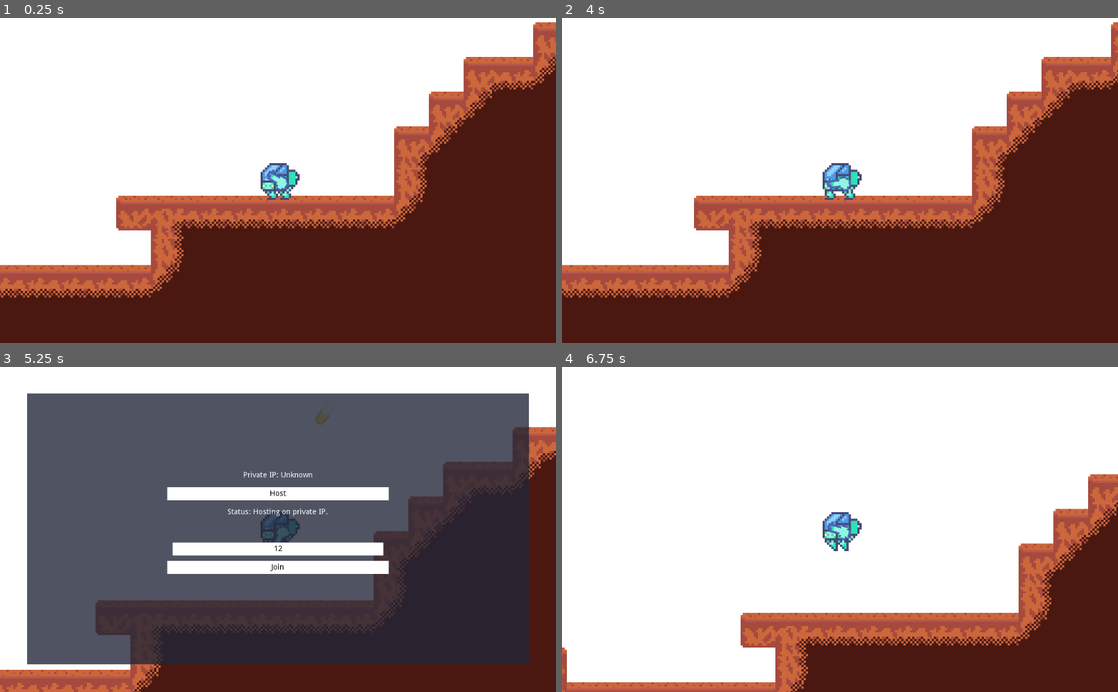
Above: before the commit, frames 1-4 (two rows, left to right).
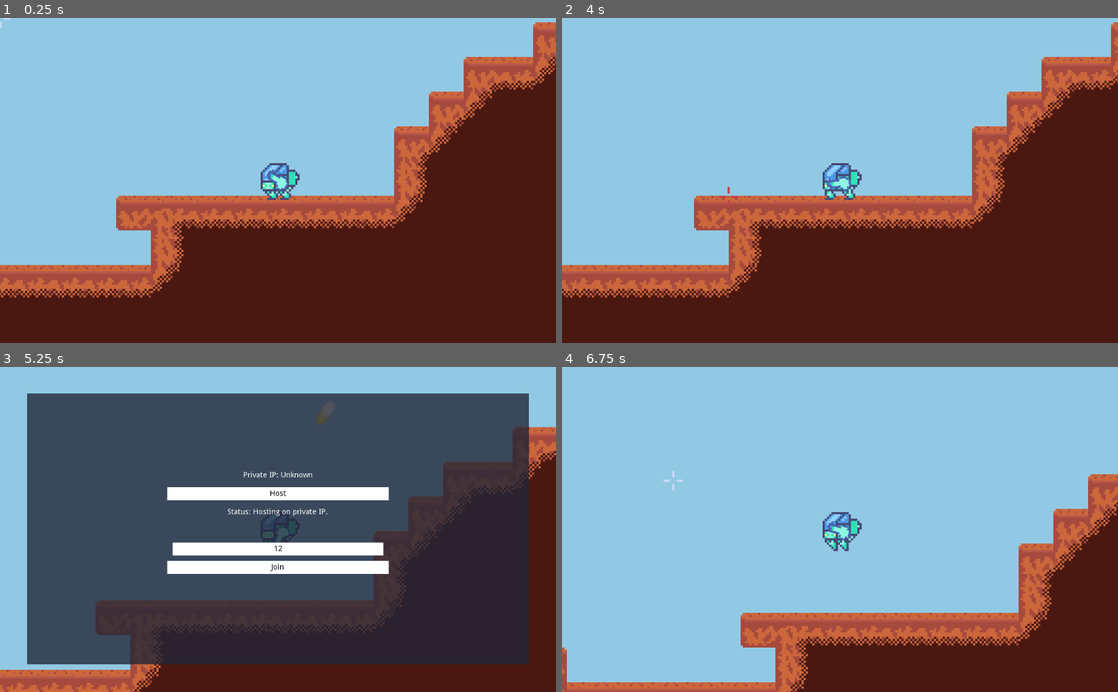
Above: after the commit, the same moments.

Repository: MichaelRRyan/Mecha-Miners
Game: Godot game, scene res://scenes/Gameplay.tscn
The game is run twice, just before and just after one commit, with the same random seed, the same clock (stepped at 60 frames per second) and the same inputs.
Inputs (mouse positions are in pixels of both pictures, inside the frame that each line leads up to):
- Up to frame 1 (0.25 s): no input
- Up to frame 2 (4 s): tap Enter at 0.5 s; move the mouse to (962, 164) at 0.52 s; hold D (move_right) 0.53-1.25 s; hold H (toggle_network_panel) 0.53-1.25 s; tap W (jump) at 0.77, 0.8, 1.07, 3.6, 3.77 s; click (840, 200) at 1.27 s; type "12" at 1.35 s; click "Host" at 2 s; click "Join" at 2.75 s; move the mouse to (728, 196) at 3.52 s; hold A (move_left) from 3.53 s (still down); tap H (toggle_network_panel) at 3.8 s
- Up to frame 3 (5.25 s): tap W (jump) at 4.07, 4.55 s; move the mouse to (333, 458) at 4.27 s; release A (move_left) at 4.28 s; press the mouse at (333, 458) at 4.28 s; hold D (move_right) from 4.28 s (still down); move the mouse to (250, 594) at 5.02 s; release the mouse at (250, 594) at 5.03 s; tap H (toggle_network_panel) at 5.1 s
- Up to frame 4 (6.75 s): tap W (jump) at 5.27, 5.57, 6.02, 6.05, 6.32, 6.6 s; tap Space at 5.75 s; move the mouse to (1006, 578) at 5.77 s; release D (move_right) at 5.78 s; hold H (toggle_network_panel) 5.78-6.53 s; hold A (move_left) from 5.78 s (still down); move the mouse to (673, 480) at 6.52 s

The runs differ from the first frame. In frame 1, 48% of the frame differs, in the area x 0-100%, y 0-77%; in frame 2, 51%; in frame 3, 13%; in frame 4, 77%, in the area x 0-100%, y 0-98%.
Error in both runs: Invalid call. Nonexistent function 'close_server' in base 'Node (Network.gd)'. (res://scripts/NetworkPanel.gd:47)

Commit message:
Added PvP and some polish - Completed tasks #14, #15, and #16
* Added a aiming reticle to replace the mouse cursor

* Began adding hit particles

* Finished bullet impact particles

* Fixed issue with particle direction

* Added basic bullet damage and death on impact with player

* Added player respawn opposed to death

Diff:
--- a/project.godot
+++ b/project.godot
@@ -23,17 +23,17 @@
 
 move_left={
 "deadzone": 0.5,
-"events": [ Object(InputEventKey,"resource_local_to_scene":false,"resource_name":"","device":0,"alt":false,"shift":false,"control":false,"meta":false,"command":false,"pressed":false,"scancode":65,"unicode":0,"echo":false,"script":null)
+"events": [ Object(InputEventKey,"resource_local_to_scene":false,"resource_name":"","device":0,"alt":false,"shift":false,"control":false,"meta":false,"command":false,"pressed":false,"scancode":65,"physical_scancode":0,"unicode":0,"echo":false,"script":null)
  ]
 }
 move_right={
 "deadzone": 0.5,
-"events": [ Object(InputEventKey,"resource_local_to_scene":false,"resource_name":"","device":0,"alt":false,"shift":false,"control":false,"meta":false,"command":false,"pressed":false,"scancode":68,"unicode":0,"echo":false,"script":null)
+"events": [ Object(InputEventKey,"resource_local_to_scene":false,"resource_name":"","device":0,"alt":false,"shift":false,"control":false,"meta":false,"command":false,"pressed":false,"scancode":68,"physical_scancode":0,"unicode":0,"echo":false,"script":null)
  ]
 }
 jump={
 "deadzone": 0.5,
-"events": [ Object(InputEventKey,"resource_local_to_scene":false,"resource_name":"","device":0,"alt":false,"shift":false,"control":false,"meta":false,"command":false,"pressed":false,"scancode":87,"unicode":0,"echo":false,"script":null)
+"events": [ Object(InputEventKey,"resource_local_to_scene":false,"resource_name":"","device":0,"alt":false,"shift":false,"control":false,"meta":false,"command":false,"pressed":false,"scancode":87,"physical_scancode":0,"unicode":0,"echo":false,"script":null)
  ]
 }
 shoot={
@@ -43,7 +43,7 @@
 }
 toggle_network_panel={
 "deadzone": 0.5,
-"events": [ Object(InputEventKey,"resource_local_to_scene":false,"resource_name":"","device":0,"alt":false,"shift":false,"control":false,"meta":false,"command":false,"pressed":false,"scancode":72,"unicode":0,"echo":false,"script":null)
+"events": [ Object(InputEventKey,"resource_local_to_scene":false,"resource_name":"","device":0,"alt":false,"shift":false,"control":false,"meta":false,"command":false,"pressed":false,"scancode":72,"physical_scancode":0,"unicode":0,"echo":false,"script":null)
  ]
 }
 
@@ -53,5 +53,5 @@
 
 [rendering]
 
-environment/default_clear_color=Color( 1, 1, 1, 1 )
+environment/default_clear_color=Color( 0.572549, 0.792157, 0.898039, 1 )
 environment/default_environment="res://default_env.tres"
--- a/scenes/Bullet.tscn
+++ b/scenes/Bullet.tscn
@@ -12,12 +12,20 @@
 collision_mask = 2
 script = ExtResource( 2 )
 
-[node name="CollisionShape2D" type="CollisionShape2D" parent="."]
-rotation = 1.5708
-shape = SubResource( 1 )
-
 [node name="Sprite" type="Sprite" parent="."]
 position = Vector2( 0, -0.5 )
 texture = ExtResource( 1 )
 region_enabled = true
 region_rect = Rect2( 128, 80, 16, 16 )
+
+[node name="CollisionShape2D" type="CollisionShape2D" parent="."]
+rotation = 1.5708
+shape = SubResource( 1 )
+
+[node name="PlayerDetector" type="Area2D" parent="."]
+
+[node name="CollisionShape2D" type="CollisionShape2D" parent="PlayerDetector"]
+rotation = 1.5708
+shape = SubResource( 1 )
+
+[connection signal="body_entered" from="PlayerDetector" to="." method="_on_PlayerDetector_body_entered"]
--- /dev/null
+++ b/scenes/BulletHitParticle.tscn
@@ -0,0 +1,54 @@
+[gd_scene load_steps=10 format=2]
+
+[ext_resource path="res://assets/images/particle_small.png" type="Texture" id=1]
+[ext_resource path="res://scripts/ParticleFreeOnFinish.gd" type="Script" id=2]
+
+[sub_resource type="Gradient" id=1]
+offsets = PoolRealArray( 0, 0.995951, 1 )
+colors = PoolColorArray( 0.558594, 0.558594, 0.558594, 0.333333, 0.768627, 0.65098, 0.45098, 0, 0.542969, 0.542969, 0.542969, 0 )
+
+[sub_resource type="GradientTexture" id=2]
+gradient = SubResource( 1 )
+
+[sub_resource type="Curve" id=3]
+max_value = 100.0
+_data = [ Vector2( 0, 1 ), 0.0, 353.12, 0, 0, Vector2( 1, 100 ), 16.2801, 0.0, 0, 0 ]
+
+[sub_resource type="CurveTexture" id=4]
+curve = SubResource( 3 )
+
+[sub_resource type="Curve" id=5]
+_data = [ Vector2( 0, 1 ), 0.0, 0.0, 0, 0, Vector2( 0.577778, 1 ), 0.0, -0.597336, 1, 0, Vector2( 1, 0 ), -6.20162, 0.0, 0, 0 ]
+
+[sub_resource type="CurveTexture" id=6]
+curve = SubResource( 5 )
+
+[sub_resource type="ParticlesMaterial" id=7]
+flag_disable_z = true
+direction = Vector3( -1, 0, 0 )
+spread = 30.0
+gravity = Vector3( 0, 196, 0 )
+initial_velocity = 100.0
+initial_velocity_random = 1.0
+orbit_velocity = 0.0
+orbit_velocity_random = 0.0
+damping_random = 0.5
+damping_curve = SubResource( 4 )
+scale_curve = SubResource( 6 )
+color_ramp = SubResource( 2 )
+hue_variation = 0.01
+hue_variation_random = 0.51
+
+[node name="HitParticle" type="Particles2D"]
+z_index = 10
+emitting = false
+lifetime = 0.4
+one_shot = true
+explosiveness = 1.0
+process_material = SubResource( 7 )
+texture = ExtResource( 1 )
+script = ExtResource( 2 )
+
+[node name="FreeTimer" type="Timer" parent="."]
+
+[connection signal="timeout" from="FreeTimer" to="." method="_on_FreeTimer_timeout"]
--- /dev/null
+++ b/scenes/Cursor.tscn
@@ -0,0 +1,23 @@
+[gd_scene load_steps=4 format=2]
+
+[ext_resource path="res://scripts/Cursor.gd" type="Script" id=1]
+[ext_resource path="res://assets/images/spritesheet.png" type="Texture" id=2]
+
+[sub_resource type="CircleShape2D" id=1]
+radius = 1.0
+
+[node name="Cursor" type="Sprite"]
+z_index = 100
+texture = ExtResource( 2 )
+region_enabled = true
+region_rect = Rect2( 175, 64, 17, 17 )
+script = ExtResource( 1 )
+hover_color = Color( 0.960784, 0.313726, 0.313726, 1 )
+
+[node name="Detector" type="Area2D" parent="."]
+
+[node name="CollisionShape2D" type="CollisionShape2D" parent="Detector"]
+shape = SubResource( 1 )
+
+[connection signal="body_entered" from="Detector" to="." method="_on_Detector_body_entered"]
+[connection signal="body_exited" from="Detector" to="." method="_on_Detector_body_exited"]
--- a/scenes/Gameplay.tscn
+++ b/scenes/Gameplay.tscn
@@ -1,29 +1,36 @@
-[gd_scene load_steps=6 format=2]
+[gd_scene load_steps=7 format=2]
 
 [ext_resource path="res://scenes/Player.tscn" type="PackedScene" id=1]
 [ext_resource path="res://scenes/Terrain.tscn" type="PackedScene" id=2]
 [ext_resource path="res://scenes/GUIManager.tscn" type="PackedScene" id=3]
 [ext_resource path="res://scripts/BulletManager.gd" type="Script" id=4]
-[ext_resource path="res://scripts/Gameplay.gd" type="Script" id=5]
+[ext_resource path="res://scenes/Cursor.tscn" type="PackedScene" id=6]
+[ext_resource path="res://scripts/PlayerManager.gd" type="Script" id=7]
 
 [node name="Gameplay" type="Node2D"]
-script = ExtResource( 5 )
 
 [node name="Terrain" parent="." instance=ExtResource( 2 )]
 
-[node name="Players" type="Node2D" parent="."]
+[node name="PlayerManager" type="Node2D" parent="."]
+script = ExtResource( 7 )
 
-[node name="Player" parent="Players" instance=ExtResource( 1 )]
+[node name="SpawnPoint" type="Node2D" parent="PlayerManager"]
+position = Vector2( 93, -51 )
+
+[node name="Player" parent="PlayerManager" instance=ExtResource( 1 )]
 position = Vector2( 90.4262, 116.708 )
 
-[node name="Camera2D" type="Camera2D" parent="Players/Player"]
+[node name="Camera2D" type="Camera2D" parent="PlayerManager/Player"]
 scale = Vector2( 2, 2 )
 current = true
 zoom = Vector2( 0.25, 0.25 )
 
-[node name="BulletManager" type="Node2D" parent="." groups=[
-"bullet_manager",
-]]
+[node name="BulletManager" type="Node2D" parent="." groups=["bullet_manager"]]
 script = ExtResource( 4 )
 
 [node name="GUIManager" parent="." instance=ExtResource( 3 )]
+
+[node name="Cursor" parent="." instance=ExtResource( 6 )]
+pause_mode = 2
+
+[node name="Particles" type="Node2D" parent="." groups=["particle_container"]]
--- a/scenes/Player.tscn
+++ b/scenes/Player.tscn
@@ -28,6 +28,10 @@
 atlas = ExtResource( 1 )
 region = Rect2( 96, 96, 32, 32 )
 
+[sub_resource type="AtlasTexture" id=11]
+atlas = ExtResource( 1 )
+region = Rect2( 64, 64, 32, 32 )
+
 [sub_resource type="AtlasTexture" id=7]
 atlas = ExtResource( 1 )
 region = Rect2( 64, 96, 32, 32 )
@@ -44,10 +48,6 @@
 atlas = ExtResource( 1 )
 region = Rect2( 96, 96, 32, 32 )
 
-[sub_resource type="AtlasTexture" id=11]
-atlas = ExtResource( 1 )
-region = Rect2( 64, 64, 32, 32 )
-
 [sub_resource type="SpriteFrames" id=12]
 animations = [ {
 "frames": [ SubResource( 2 ) ],
@@ -60,18 +60,18 @@
 "name": "walk",
 "speed": 10.0
 }, {
+"frames": [ SubResource( 11 ) ],
+"loop": true,
+"name": "jump",
+"speed": 5.0
+}, {
 "frames": [ SubResource( 7 ), SubResource( 8 ), SubResource( 9 ), SubResource( 10 ) ],
 "loop": true,
 "name": "walk_reversed",
 "speed": 10.0
-}, {
-"frames": [ SubResource( 11 ) ],
-"loop": true,
-"name": "jump",
-"speed": 5.0
 } ]
 
-[node name="Player" type="KinematicBody2D"]
+[node name="Player" type="KinematicBody2D" groups=["player"]]
 script = ExtResource( 2 )
 horizontal_movement/max_speed = 50.0
 horizontal_movement/time_to_max_speed = 0.1
--- a/scripts/Bullet.gd
+++ b/scripts/Bullet.gd
@@ -1,7 +1,13 @@
 extends KinematicBody2D
 
-export var speed = 250.0
-export var max_distance = 200.0
+onready var HitParticleScene = preload("res://scenes/BulletHitParticle.tscn")
+
+export var damage : float = 1.0
+export var speed : float = 250.0
+export var max_distance : float = 200.0
+
+# The peer id to ignore in collisions.
+var ignore_id
 
 var velocity = Vector2.ZERO
 var start_position = Vector2.ZERO
@@ -38,8 +44,8 @@
 			# Tells the terrain to damage that tile.
 			terrain.damage_tile(tile_pos, 1)
 
-			# Delete the bullet and stop looping.
-			queue_free()
+			# Call on_impact stop looping.
+			__on_impact()
 			break;
 
 
@@ -48,3 +54,39 @@
 
 
 # -----------------------------------------------------------------------------
+func _on_PlayerDetector_body_entered(body):
+	if body.is_in_group("player"):
+		__on_player_impact(body)
+
+
+# -----------------------------------------------------------------------------
+func __on_impact():
+	queue_free()
+	create_hit_particles()
+
+
+# -----------------------------------------------------------------------------
+func __on_player_impact(player):
+	# If online and the collided player is not the ignored peer id.
+	if Network.is_online and player.get_network_master() != ignore_id:
+		if player.has_method("take_damage"):
+			player.take_damage(damage)
+
+		queue_free()
+		create_hit_particles()
+
+
+# -----------------------------------------------------------------------------
+func create_hit_particles():
+	var containers = get_tree().get_nodes_in_group("particle_container")
+	if containers and not containers.empty():
+		var container = containers[0]
+		var particle = HitParticleScene.instance()
+		container.add_child(particle)
+		particle.position = global_position + velocity.normalized() * 5.0
+		var impact_direction = -Vector3(cos(global_rotation),
+										sin(global_rotation), 0.0)
+		particle.process_material.direction = impact_direction
+
+
+# -----------------------------------------------------------------------------
--- a/scripts/BulletManager.gd
+++ b/scripts/BulletManager.gd
@@ -14,13 +14,18 @@
 	bullet.z_index = _z_index
 
 	if Network.is_online:
+		var peer_id
+
 		if not bullet_name:
-			var id = get_tree().get_network_unique_id()
-			bullet_name = str(id) + str(number_of_local_bullets)
+			peer_id = get_tree().get_network_unique_id()
+			bullet_name = str(peer_id) + str(number_of_local_bullets)
 			rpc("create_bullet", _position, _rotation, _z_index, bullet_name)
+		else:
+			peer_id = get_tree().get_rpc_sender_id()
 
 		bullet.set_name(bullet_name)
 		bullet.set_network_master(Network.SERVER_ID)
+		bullet.ignore_id = peer_id
 
 	add_child(bullet)
 
--- /dev/null
+++ b/scripts/Cursor.gd
@@ -0,0 +1,36 @@
+extends Sprite
+
+export var standard_color : Color = Color(1, 1, 1)
+export var hover_color : Color = Color(1, 0, 0)
+
+
+# -----------------------------------------------------------------------------
+func _ready():
+	Input.set_mouse_mode(Input.MOUSE_MODE_HIDDEN)
+
+
+# -----------------------------------------------------------------------------
+func _process(_delta):
+	position = get_global_mouse_position()
+
+
+# -----------------------------------------------------------------------------
+func _on_Detector_body_entered(_body):
+	modulate = hover_color
+
+
+# -----------------------------------------------------------------------------
+func _on_Detector_body_exited(_body):
+	modulate = standard_color
+
+
+# -----------------------------------------------------------------------------
+# TEMPORARY.
+func _input(event):
+	if event is InputEventKey:
+		if event.is_action_pressed("toggle_network_panel"):
+
+			if visible: Input.set_mouse_mode(Input.MOUSE_MODE_VISIBLE)
+			else: Input.set_mouse_mode(Input.MOUSE_MODE_HIDDEN)
+
+			visible = !visible
--- /dev/null
+++ b/scripts/ParticleFreeOnFinish.gd
@@ -0,0 +1,13 @@
+extends Particles2D
+
+tool
+
+
+func _ready():
+	if not Engine.editor_hint:
+		emitting = true
+		$FreeTimer.start(lifetime)
+
+
+func _on_FreeTimer_timeout():
+	queue_free()
--- a/scripts/Player.gd
+++ b/scripts/Player.gd
@@ -1,6 +1,11 @@
 extends KinematicBody2D
 
 tool
+
+signal died
+
+
+export var health : float = 5.0
 
 # -- Configurable Properties --
 var max_speed = 50.0 # Pixels / Second
@@ -222,3 +227,12 @@
 
 
 # -----------------------------------------------------------------------------
+func take_damage(damage):
+	health -= damage
+
+	if health <= 0:
+		emit_signal("died")
+		#queue_free()
+
+
+# -----------------------------------------------------------------------------
--- a/scripts/Gameplay.gd
+++ b/scripts/PlayerManager.gd
@@ -2,13 +2,20 @@
 
 onready var PlayerScene = preload("res://scenes/Player.tscn")
 
+export var base_player_health : float = 5.0
+
+var spawn_point : Vector2 = Vector2.ZERO
+
 
 # -----------------------------------------------------------------------------
 func _ready():
-	Network.connect("player_connected", self, "_on_player_connected")
-	Network.connect("player_disconnected", self, "_on_player_disconnected")
-	Network.connect("connection_succeeded", self, "_on_connection_succeeded")
-	Network.connect("server_opened", self, "_on_server_opened")
+	spawn_point = $SpawnPoint.position
+	var _r = $Player.connect("died", self, "_on_player_died", [$Player])
+
+	_r = Network.connect("player_connected", self, "_on_player_connected")
+	_r = Network.connect("player_disconnected", self, "_on_player_disconnected")
+	_r = Network.connect("connection_succeeded", self, "_on_connection_succeeded")
+	_r = Network.connect("server_opened", self, "_on_server_opened")
 
 
 # -----------------------------------------------------------------------------
@@ -18,12 +25,13 @@
 
 # -----------------------------------------------------------------------------
 func _on_player_disconnected(peer_id):
-	var player = $Players.get_node(str(peer_id))
+	var player = get_node(str(peer_id))
 	if player: player.queue_free()
 
 
 # -----------------------------------------------------------------------------
 func _on_connection_succeeded():
+	$Player.position = spawn_point
 	setup_player_for_network()
 
 
@@ -34,7 +42,7 @@
 
 # -----------------------------------------------------------------------------
 func setup_player_for_network():
-	var player = $Players.get_node("Player")
+	var player = get_node("Player")
 	if player:
 		var id = get_tree().get_network_unique_id()
 		player.set_name(str(id))
@@ -46,7 +54,14 @@
 	var player = PlayerScene.instance()
 	player.set_name(str(peer_id))
 	player.set_network_master(peer_id)
-	$Players.add_child(player)
+	var _r = player.connect("died", self, "_on_player_died", [player])
+	add_child(player)
 
 
 # -----------------------------------------------------------------------------
+func _on_player_died(player):
+	player.position = spawn_point
+	player.health = base_player_health
+
+
+# -----------------------------------------------------------------------------
Binary file added: assets/images/particle.png
Not shown, added: assets/images/particle.png.import
Binary file added: assets/images/particle_small.png
Not shown, added: assets/images/particle_small.png.import
Binary file changed: assets/images/spritesheet.png
Not shown: 2 places in scenes/GUIManager.tscn that only renumber resources
